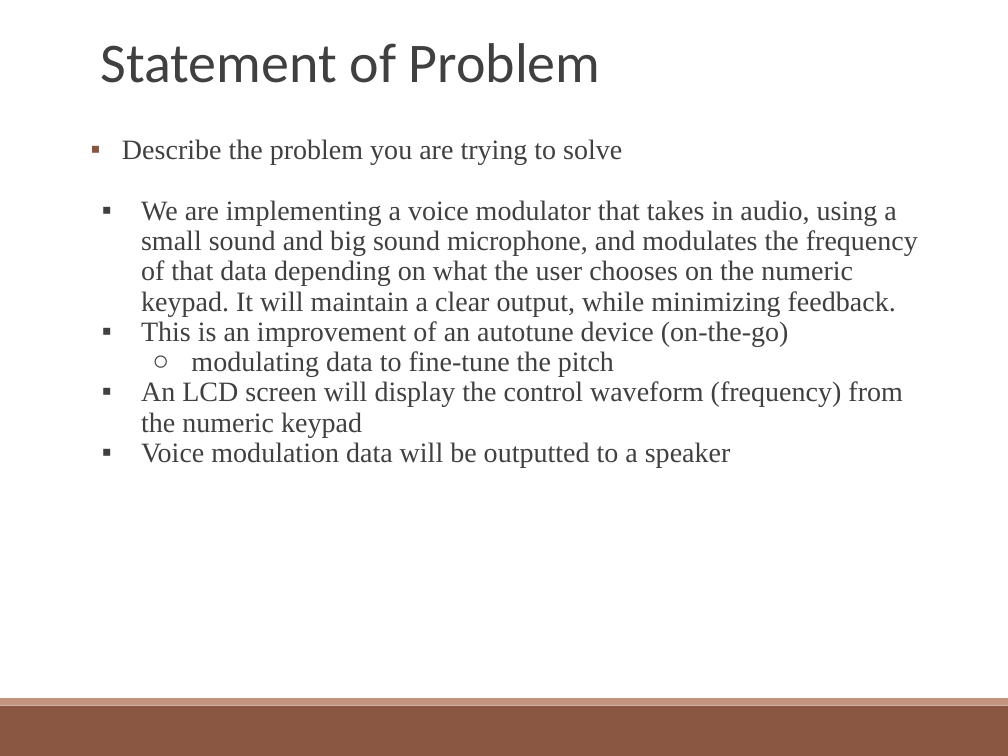
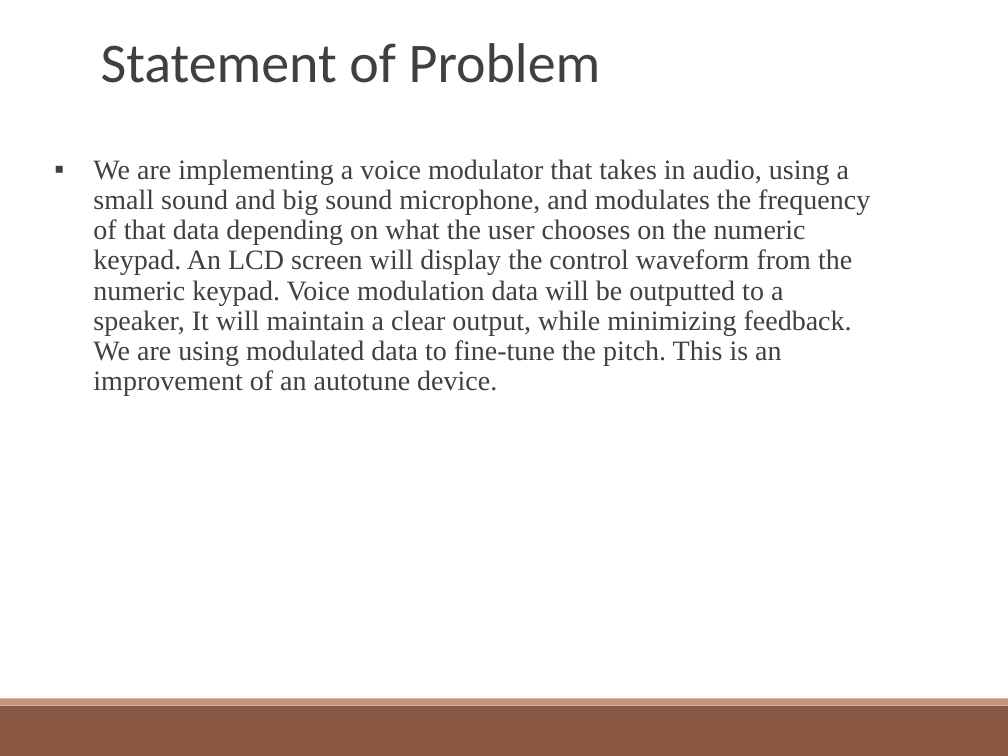
Before and after one commit to lvoytek/VoiceModulator, a slide deck: slide 3 of Proposal/FinalProposal.pptx. Drawn at 1008x756 pixels with LibreOffice and Linux fonts; fonts in the diff are those of the drawing. Boxes give left, top, right and bottom in pixels: in the first picture for what was removed or moved away, otherwise in the second. Text is boxed around its words. In the diff, an @@ line names an element or a change of style, - is before the commit and + after.

```diff
--- a/Proposal/FinalProposal.pptx
+++ b/Proposal/FinalProposal.pptx
@@ text at <box>93,159,870,396</box>: text changed @@
-▪ Describe the problem you are trying to solve
-▪ We are implementing a voice modulator that takes in audio, using a small sound and big sound microphone, and modulates the frequency of that data depending on what the user chooses on the numeric keypad. It will maintain a clear output, while minimizing feedback.
-▪ This is an improvement of an autotune device (on-the-go)
-  ○ modulating data to fine-tune the pitch
-▪ An LCD screen will display the control waveform (frequency) from the numeric keypad
-▪ Voice modulation data will be outputted to a speaker
+▪ We are implementing a voice modulator that takes in audio, using a small sound and big sound microphone, and modulates the frequency of that data depending on what the user chooses on the numeric keypad. An LCD screen will display the control waveform from the numeric keypad. Voice modulation data will be outputted to a speaker, It will maintain a clear output, while minimizing feedback. We are using modulated data to fine-tune the pitch. This is an improvement of an autotune device.
```
Also in this commit, not shown: 3 other slides changed.
